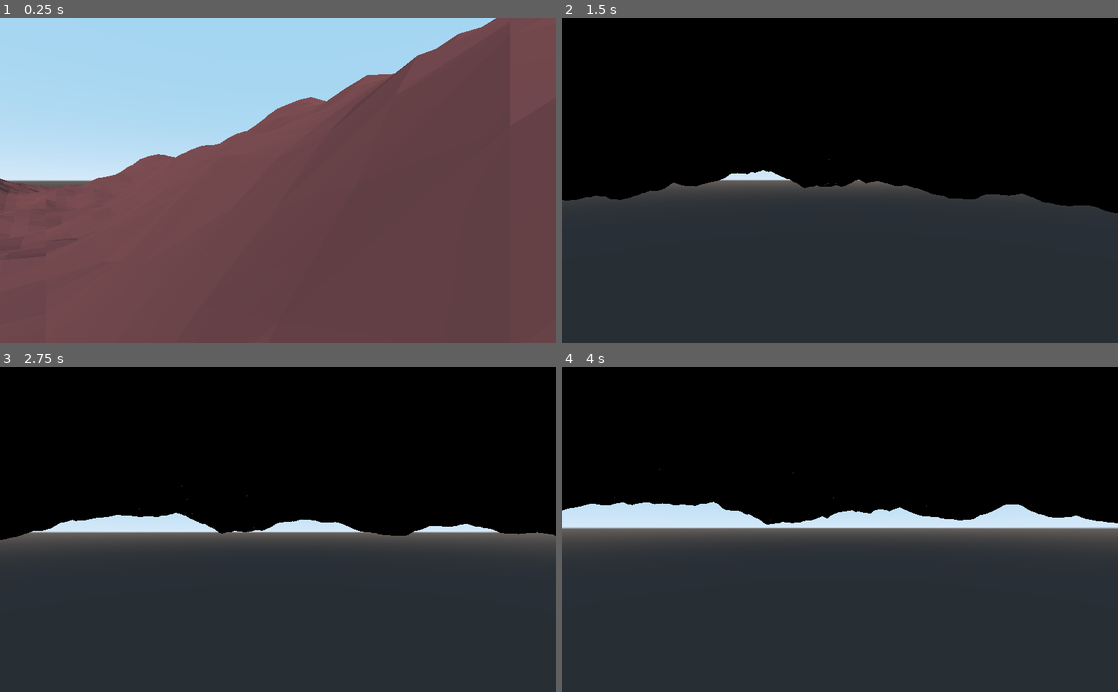
Above: before the commit, frames 1-4 (two rows, left to right).
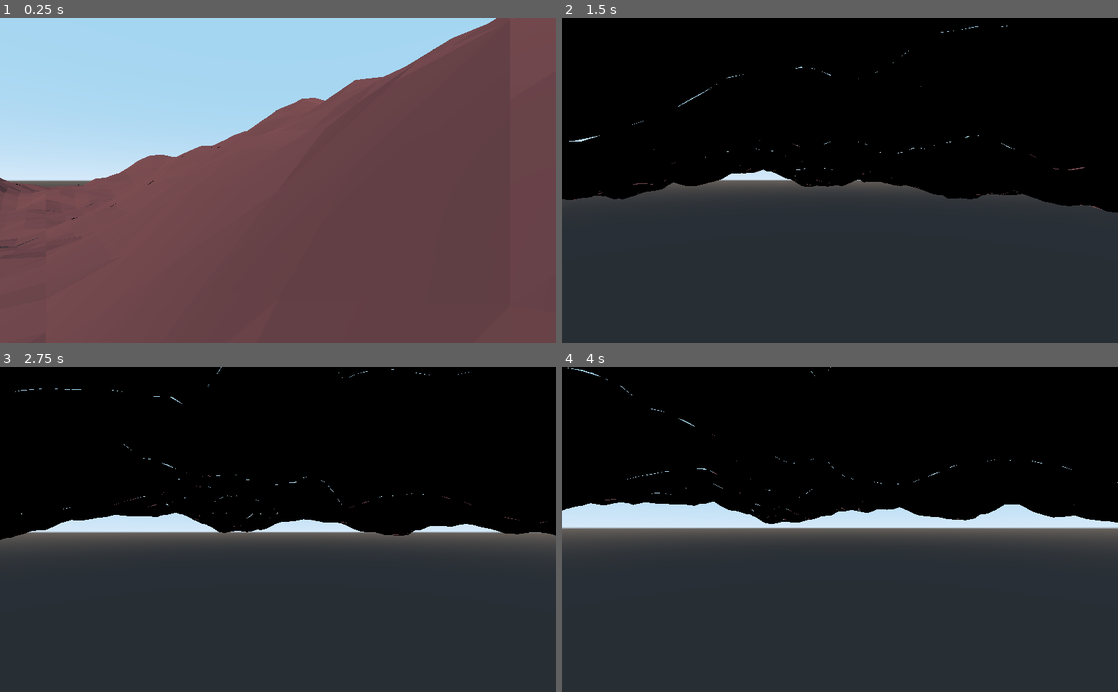
Above: after the commit, the same moments.

Repository: Wroyk/MapChonker
Game: Godot game, scene res://Main.tscn
Same seed, same stepped clock (60 frames per second), same inputs: the game is played once before the commit and once after it.
Inputs (mouse positions are in pixels of both pictures, inside the frame that each line leads up to):
- Up to frame 1 (0.25 s): no input
- Up to frame 2 (1.5 s): tap Enter at 0.5 s; move the mouse to (867, 180) at 0.52 s; hold Q 0.53-1.28 s; hold W from 0.53 s (still down); move the mouse to (812, 180) at 1.27 s; tap E at 1.35 s
- Up to frame 3 (2.75 s): keep holding W; move the mouse to (289, 523) at 2.02 s; hold Q from 2.03 s (still down)
- Up to frame 4 (4 s): keep holding W; move the mouse to (834, 536) at 2.77 s; release Q at 2.78 s; tap E at 2.85 s; move the mouse to (878, 532) at 3.52 s; hold Q from 3.53 s (still down)

The runs differ from the first frame. In frame 1, 0.2% of the frame differs, in the area x 0-90%, y 0-71%; in frame 2, 0.2%; in frame 3, 0.2%; in frame 4, 0.2%.

Commit message:
basic lod

Diff:
--- a/Chonk.gd
+++ b/Chonk.gd
@@ -1,30 +1,36 @@
-tool
 extends Spatial
 
 export var x_tiles:int = 10
 export var y_tiles:int = 10
+export var size:Vector2 = Vector2(10,10)
 
 var chunk_positon:Vector2 = Vector2(0,0)
 var height
 var simplexnoise
 
 func gen_heightmap(offset:Vector2):
-	var pos = chunk_positon * 10 + offset
+	var pos = chunk_positon * size + offset
 	return height * simplexnoise.get_noise_2dv(pos)
 
 
-func init_mash():
+func create_mash():
 	var vertices:PoolVector3Array = PoolVector3Array()
 	var normals:PoolVector3Array = PoolVector3Array()
-	var indixe:PoolIntArray = PoolIntArray()
 
-	#var current_index = 0
-	for x in range(x_tiles):
-		for y in range(y_tiles):
-			var v_00 = Vector3(x,gen_heightmap(Vector2(x,y)),y)
-			var v_01 = Vector3(x,gen_heightmap(Vector2(x,y+1)),y+1)
-			var v_10 = Vector3(x+1,gen_heightmap(Vector2(x+1,y)),y)
-			var v_11 = Vector3(x+1,gen_heightmap(Vector2(x+1,y+1)),y+1)
+	var steps:Vector2 = Vector2(size.x/x_tiles, size.y/y_tiles)
+
+	for x in range(0, x_tiles):
+		for y in range(0, y_tiles):
+			#print("p_00")
+			var p_00 = Vector2(x, y) * steps
+			var p_01 = Vector2(x, y + 1) * steps
+			var p_10 = Vector2(x + 1, y) * steps
+			var p_11 = Vector2(x + 1, y + 1) * steps
+
+			var v_00 = Vector3(p_00.x, gen_heightmap(p_00), p_00.y)
+			var v_01 = Vector3(p_01.x, gen_heightmap(p_01), p_01.y)
+			var v_10 = Vector3(p_10.x, gen_heightmap(p_10), p_10.y)
+			var v_11 = Vector3(p_11.x, gen_heightmap(p_11), p_11.y)
 
 			vertices.push_back(v_00)
 			vertices.push_back(v_10)
@@ -49,10 +55,9 @@
 	arrays.resize(ArrayMesh.ARRAY_MAX)
 	arrays[ArrayMesh.ARRAY_VERTEX] = vertices
 	arrays[ArrayMesh.ARRAY_NORMAL] = normals
-	#arrays[ArrayMesh.ARRAY_INDEX] = indixe
 	# Create the Mesh.
 	arr_mesh.add_surface_from_arrays(Mesh.PRIMITIVE_TRIANGLES, arrays)
 	$MeshInstance.mesh = arr_mesh
 
 func _ready():
-	init_mash()
+	pass
--- a/World.gd
+++ b/World.gd
@@ -17,6 +17,7 @@
 
 func _physics_process(delta: float) -> void:
 	unload_unneded_chunks()
+	update_lod()
 	load_chunks_around_center()
 
 func unload_unneded_chunks():
@@ -45,9 +46,32 @@
 	new_chunk.simplexnoise = simplexnoise
 	new_chunk.height = height
 	new_chunk.translate(Vector3(coord.x * chunk_size, 0, coord.y * chunk_size))
+	update_chunk_lod(new_chunk)
 	add_child(new_chunk)
 	active_chunks[coord] = new_chunk
 
 func unload_chunk(coord: Vector2):
 	remove_child(active_chunks[coord])
 	active_chunks.erase(coord)
+
+func update_lod():
+
+	for chunk in active_chunks.values():
+		update_chunk_lod(chunk)
+
+
+func get_lod_tiles(offset:Vector2):
+	var lenge = clamp(10 - offset.length()/20, 1, 10)
+	return Vector2(lenge,lenge)
+
+func update_chunk_lod(chunk):
+	var center_position = center_node.translation
+	var center_world:Vector2 = Vector2(center_position.x , center_position.z)
+	var chunk_center = Vector2(chunk.translation.x, chunk.translation.z) + chunk.size/2
+	var offset:Vector2 = center_world-chunk_center
+	var tilelings = get_lod_tiles(offset)
+
+	if (chunk.x_tiles != int(tilelings.x) or chunk.y_tiles != int(tilelings.y)):
+		chunk.x_tiles = int(tilelings.x)
+		chunk.y_tiles = int(tilelings.y)
+		chunk.create_mash()
